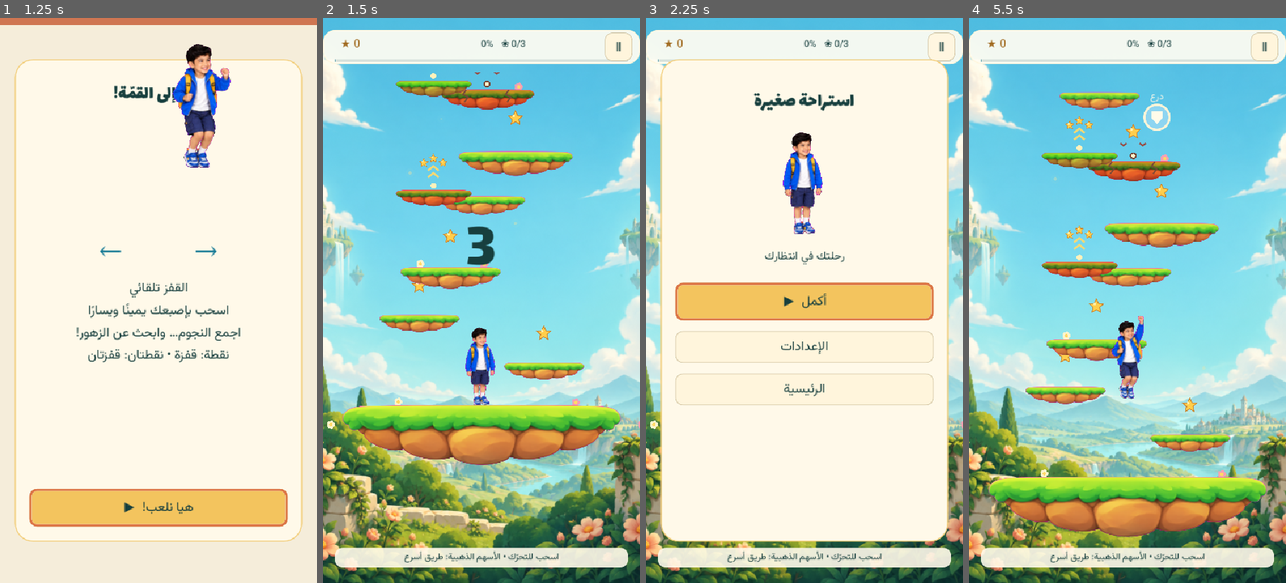
Above: before the commit, frames 1-4 (left to right).
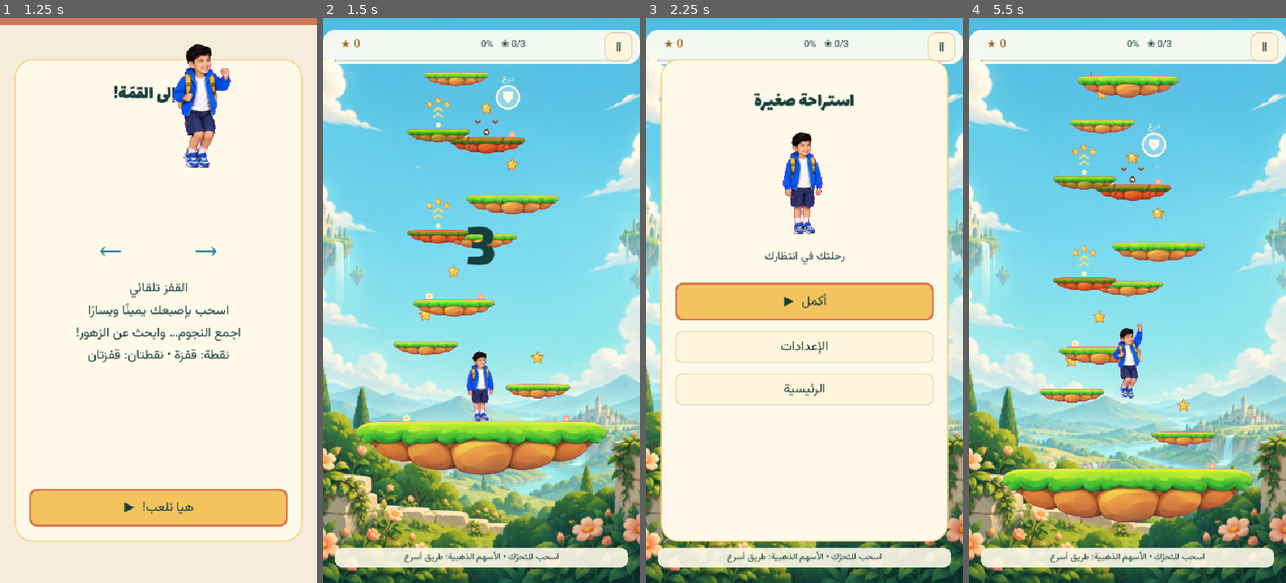
Above: after the commit, the same moments.

Repository: linkq8/adam-summit
Game: Godot game, scene res://main.tscn
Two runs of this game, one before a commit and one after it. Both use one fixed random seed, a clock stepped at 60 frames per second and the inputs below. Sound files missing from this copy of the repository are replaced by a short silence.
Inputs (mouse positions are in pixels of both pictures, inside the frame that each line leads up to):
- Up to frame 1 (1.25 s): click "ابدأ المغامرة" at 0.5 s
- Up to frame 2 (1.5 s): tap Enter at 1.25, 1.35 s; move the mouse to (551, 272) at 1.27 s; hold Right (ui_right) from 1.28 s (still down); click (551, 272) at 1.42 s
- Up to frame 3 (2.25 s): tap Space at 1.52 s; release Right (ui_right) at 2 s; click "Ⅱ" at 2 s
- Up to frame 4 (5.5 s): click "أكمل ▶" at 2.75 s; tap Space at 3.5 s; drag from (1064, 328) to (1111, 413) at 3.52 s; move the mouse to (1159, 176) at 4.27 s; hold Right (ui_right) 4.28-5 s; tap Enter at 4.35, 5 s; click (1159, 176) at 4.42 s; drag from (1111, 413) to (1032, 215) at 5.02 s

Frame 1 is identical in both runs. In frame 2, 19% of the frame differs, in the area x 1-100%, y 9-81%; in frame 3, less than 0.1%; in frame 4, 20%, in the area x 4-99%, y 9-92%.

Commit message:
Tighten first-stage and endless landings with wider camera

Diff:
--- a/scripts/main.gd
+++ b/scripts/main.gd
@@ -200,6 +200,8 @@
 	var aspect := pixels.x / maxf(pixels.y, 1.0)
 	return Vector2(maxf(540.0, 800.0 * aspect), maxf(800.0, 540.0 / aspect))
 
+const WORLD_ZOOM := 0.90
+
 func layout_ui() -> void:
 	drag_id = -1
 	layout_pending = false
@@ -235,8 +237,9 @@
 		var x := 0.0 if phone_view else (32 + i * (w + 32) if player_count > 1 else (canvas_size.x - w) / 2)
 		views[i].position = Vector2(x, field_top)
 		views[i].size = Vector2(w, maxf(240, canvas_size.y - field_top - field_bottom))
-		stages[i].scale = Vector2.ONE * w / Model.WIDTH
-		stages[i].view_height = views[i].size.y * Model.WIDTH / w
+		stages[i].scale = Vector2.ONE * w / Model.WIDTH * WORLD_ZOOM
+		stages[i].position.x = (w - Model.WIDTH * stages[i].scale.x) * 0.5
+		stages[i].view_height = views[i].size.y / stages[i].scale.y
 		views[i].visible = state not in ["lobby", "settings"] and i < player_count
 	build_hud()
 	if state == "lobby": show_lobby()
@@ -971,7 +974,7 @@
 	draw_texture_rect(BACKGROUND, Rect2((canvas_size - size) / 2, size), false)
 
 func move_drag(dx: float) -> void:
-	drag_target = clampf(drag_target + dx * Model.WIDTH / maxf(1, views[0].size.x), 24, Model.WIDTH - 24)
+	drag_target = clampf(drag_target + dx / maxf(0.01, stages[0].scale.x), 24, Model.WIDTH - 24)
 
 func show_worlds() -> void:
 	if tv:
--- a/scripts/race_model.gd
+++ b/scripts/race_model.gd
@@ -178,18 +178,18 @@
 		return {"x": 280.0, "y": START_Y, "w": 490.0, "durability": 0, "moving": false, "checkpoint": false, "spring": false, "mud": false, "sticky": false, "orb": false, "enemy": false}
 	# Approach the physics-safe limits gradually without a hard difficulty step.
 	var tier: float = float(absolute_index) / (float(absolute_index) + 100.0)
-	var gap: float = [78.0, 93.0, 105.0, 86.0, 113.0, 88.0][absolute_index % 6] + tier * 12.0
+	var gap: float = [81.0, 97.0, 109.0, 89.0, 117.0, 92.0][absolute_index % 6] + tier * 11.0
 	var desired_lane: float = [390.0, 170.0, 315.0, 225.0, 365.0, 195.0, 280.0][absolute_index % 7]
 	var previous_x: float = float(platforms[-1].x)
 	var lane: float = clampf(desired_lane, previous_x - 145.0, previous_x + 145.0)
-	var width: float = maxf(104.0, [210.0, 175.0, 155.0, 185.0][absolute_index % 4] - tier * 49.0)
+	var width: float = maxf(94.0, [190.0, 160.0, 142.0, 168.0][absolute_index % 4] - tier * 44.0)
 	var plat: Dictionary = {"x": lane, "y": previous_y - gap, "w": width, "durability": 0, "moving": false, "checkpoint": false, "spring": false, "mud": false, "sticky": false, "orb": false, "enemy": false}
 	if absolute_index > 8 and absolute_index % 11 == 6:
 		plat.durability = 1
 		plat.drop_on_contact = true
 		plat.branch_x = clampf(lane + (110.0 if lane < 280.0 else -110.0), maxf(120.0, previous_x - 145.0), minf(440.0, previous_x + 145.0))
 		plat.branch_y = plat.y
-		plat.branch_w = 112.0 - tier * 19.0
+		plat.branch_w = 104.0 - tier * 16.0
 		plat.branch_durability = 0
 		plat.branch_safe = true
 	elif absolute_index > 12 and absolute_index % 17 == 9:
@@ -213,7 +213,7 @@
 	# varied rises and several side surfaces. The number of simulation steps is
 	# unchanged, so saves/progress stay compatible, while the visible landing
 	# choices increase substantially.
-	var gaps := [75.0, 117.0, 84.0, 125.0, 79.0, 109.0, 122.0, 88.0]
+	var gaps := [72.0, 120.0, 82.0, 129.0, 76.0, 113.0, 127.0, 86.0]
 	var height := START_Y
 	for i in range(1, STEPS + 1):
 		var gap: float = 84.0 if i - 1 in STEERING_GATES else gaps[(i - 1) % gaps.size()]
@@ -223,15 +223,15 @@
 			# The original opening-stage forks were level with the main route.
 			platforms[i].branch_y = height
 		if i < STEPS:
-			var base_width: float = [200.0, 180.0, 164.0][difficulty]
+			var base_width: float = [180.0, 162.0, 148.0][difficulty]
 			var width_scale: float = [1.0, 0.82, 0.70, 0.88, 0.76][i % 5]
 			platforms[i].w = base_width * width_scale
 			if platforms[i].checkpoint:
-				platforms[i].w = [216.0, 196.0, 180.0][difficulty]
+				platforms[i].w = [198.0, 180.0, 164.0][difficulty]
 	# Keep the mandatory steering pairs compact and clearly separated.
 	for gate in STEERING_GATES:
 		for offset in range(2):
-			platforms[gate + offset].w = [140.0, 128.0, 116.0][difficulty]
+			platforms[gate + offset].w = [126.0, 116.0, 106.0][difficulty]
 	# First-contact crumble platforms always have a permanent side landing.
 	for i in FIRST_STAGE_FRAGILE:
 		var plat: Dictionary = platforms[i]
@@ -264,7 +264,7 @@
 	var reachable_max: float = minf(460.0, minf(previous_x + 145.0, next_x + 145.0))
 	plat.branch_x = clampf(desired_x, reachable_min, reachable_max)
 	plat.branch_y = float(plat.y) - reachable_lift
-	plat.branch_w = [132.0, 114.0, 98.0][difficulty]
+	plat.branch_w = [122.0, 106.0, 92.0][difficulty]
 	plat.branch_durability = 0 if permanent else 1
 	plat.branch_safe = permanent
 	plat.branch_fragile = not permanent
--- a/scripts/stage.gd
+++ b/scripts/stage.gd
@@ -207,13 +207,15 @@
 	# the phone's clipped playfield created a visible inner rectangle. Split-screen
 	# TV panels still need their own background because each has separate bounds.
 	if draws_panel_background():
+		var overscan: float = maxf(0.0, (game.views[index].size.x / maxf(scale.x, 0.01) - Model.WIDTH) * 0.5)
+		var panel_rect := Rect2(-overscan, 0, Model.WIDTH + overscan * 2.0, view_height)
 		if model.world == 0:
-			draw_texture_rect_region(BACKGROUND, Rect2(0, 0, 560, view_height), Rect2(0, 0, BACKGROUND.get_width(), BACKGROUND.get_height() * 0.72))
+			draw_texture_rect_region(BACKGROUND, panel_rect, Rect2(0, 0, BACKGROUND.get_width(), BACKGROUND.get_height() * 0.72))
 		else:
 			var texture: Texture2D = EXTRA_BG if model.world >= 3 else WORLD_BG
 			var panel: int = model.world - (3 if model.world >= 3 else 1)
 			var source := Rect2(panel * texture.get_width() / 2.0, 0, texture.get_width() / 2.0, texture.get_height() * 0.94)
-			draw_texture_rect_region(texture, Rect2(0, 0, 560, view_height), source)
+			draw_texture_rect_region(texture, panel_rect, source)
 	if not game.low_detail:
 		draw_ambience(model.world, time, camera)
 	# A few slow clouds at high elevations; scene art remains visible underneath.
--- a/scripts/updater.gd
+++ b/scripts/updater.gd
@@ -1,6 +1,6 @@
 extends Node
 signal changed
-const VERSION := "0.8.7"
+const VERSION := "0.8.8"
 const API := "https://api.github.com/repos/linkq8/adam-summit/releases?per_page=20"
 const RELEASES := "https://github.com/linkq8/adam-summit/releases"
 const APK := "user://updates/adam-update.apk"
--- a/tests/test_endless_mode.gd
+++ b/tests/test_endless_mode.gd
@@ -22,6 +22,8 @@
 	check(easy_start.endless_score > 15000, "Score records the highest elevation")
 	var opening = Model.new(false, 1, 0, 1, true)
 	check(float(easy_start.platforms[-1].w) < float(opening.platforms[-1].w), "Higher platforms become narrower")
+	check(float(opening.platforms[2].w) <= 160.0, "Endless starts with smaller landing choices")
+	check(float(opening.platforms[5].y) - float(opening.platforms[6].y) >= 80.0, "Endless climb varies its platform rises")
 	var highest_score: int = easy_start.endless_score
 	var rider: Dictionary = easy_start.players[0]
 	rider.p.y = float(easy_start.platforms[int(rider.highest)].y) + 155.0
--- a/tests/test_first_stage_update.gd
+++ b/tests/test_first_stage_update.gd
@@ -33,8 +33,10 @@
 			if course.platforms[i].has("branch_x"):
 				branches += 1
 		check(opening_width < comparison_width, "First stage uses smaller main landings at difficulty %d" % difficulty)
+		check(float(course.platforms[5].w) <= [180.0, 162.0, 148.0][difficulty], "Opening main landings use the tighter width at difficulty %d" % difficulty)
+		check(float(course.platforms[Model.STEERING_GATES[0]].w) <= [126.0, 116.0, 106.0][difficulty], "Mandatory turn landing is narrower at difficulty %d" % difficulty)
 		check(branches >= 20, "First stage exposes many additional landing choices")
-		check(max_gap - min_gap >= 30.0, "First-stage jump heights visibly vary")
+		check(max_gap - min_gap >= 50.0, "First-stage jump heights visibly vary")
 		check(not comparison.platforms[Model.FIRST_STAGE_FRAGILE[0]].has("instant_break"), "New geometry stays limited to stage one")
 
 		for platform in Model.FIRST_STAGE_FRAGILE:
--- a/tests/test_four_updates.gd
+++ b/tests/test_four_updates.gd
@@ -6,7 +6,7 @@
 	if not ok: failures += 1; printerr("FAIL: " + message)
 func _initialize() -> void: call_deferred("run")
 func run() -> void:
-	check(Update.newer("v0.8.8") and Update.newer("v1.0.0"), "Version comparison")
+	check(Update.newer("v0.8.9") and Update.newer("v1.0.0"), "Version comparison")
 	check(not Update.newer("v" + Update.VERSION) and not Update.newer("v0.6.9") and not Update.newer("oops"), "No downgrade or malformed version")
 	check(not Update.valid_asset({"name": "adam-summit-android.apk", "browser_download_url": "https://example.com/evil.apk"}), "Reject foreign URL and missing digest")
 	var game = load("res://main.tscn").instantiate()
--- a/tests/test_ui.gd
+++ b/tests/test_ui.gd
@@ -66,6 +66,8 @@
 	check(game.player_count == 1 and game.model.players.size() == 1, "Phones force single player")
 	check(is_zero_approx(game.views[0].position.x) and is_equal_approx(game.views[0].size.x, game.canvas_size.x), "Phone playfield reaches both screen edges")
 	check(not game.stages[0].draws_panel_background(), "Phone uses one seamless full-screen background")
+	check(is_equal_approx(game.stages[0].scale.x, game.views[0].size.x / 560.0 * 0.9), "Phone camera is zoomed out by ten percent")
+	check(is_equal_approx(game.stages[0].position.x, game.views[0].size.x * 0.05), "Zoomed playfield stays centered")
 	game.countdown = 0.001
 	game._physics_process(1.0 / 60)
 	check(is_instance_valid(game.guide_panel) and game.guide_panel.size.y <= 36, "Phone guidance uses a compact overlay")
Not shown, changed: export_presets.cfg
Not shown, changed: DESIGN.md
Not shown, changed: README.md
